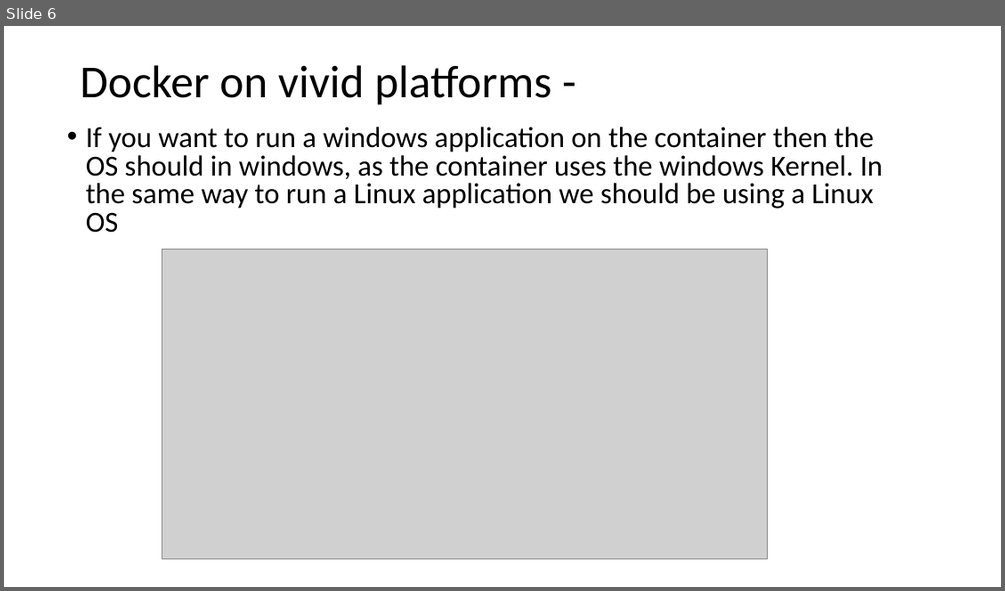
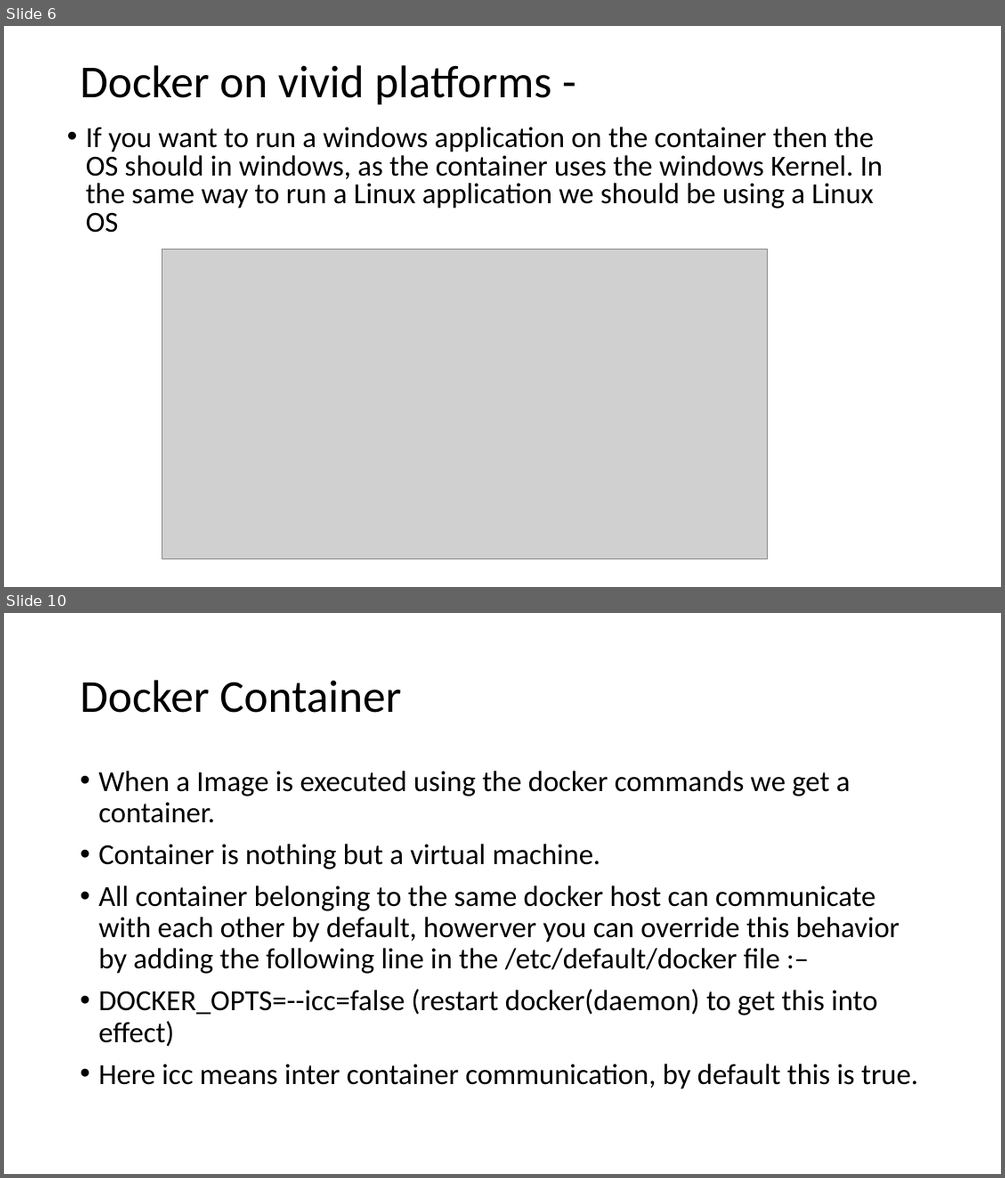
Before and after one commit to Ritesh007/Documents, a slide deck: Docker/docker.pptx. Shown one above the other, each under a label of ours: slide 6 before the commit, slides 6 and 10 after it; the slides between them are not shown. The pictures are 1005x591 and 1005x1178 pixels, drawn with LibreOffice and Linux fonts; fonts in the diff are those of the drawing; grey boxes stand for pictures. Boxes give left, top, right and bottom in pixels: in the first picture for what was removed or moved away, otherwise in the second. Text is boxed around its words. In the diff, an @@ line names an element or a change of style, - is before the commit and + after.

Commit message:
Docker ppt updated..

```diff
--- a/Docker/docker.pptx
+++ b/Docker/docker.pptx
@@ slide 10 added at box(4, 613, 1001, 1174), background #FFFFFF @@
@@ title added at box(80, 680, 401, 713), 44 pt, text #000000 @@
+Docker Container
@@ text added at box(98, 771, 918, 1089), 28 pt, text #000000 @@
+• When a Image is executed using the docker commands we get a container.
+• Container is nothing but a virtual machine.
+• All container belonging to the same docker host can communicate with each other by default, howerver you can override this behavior by adding the following line in the /etc/default/docker file :–
+• DOCKER_OPTS=--icc=false (restart docker(daemon) to get this into effect)
+• Here icc means inter container communication, by default this is true.
```
Also in this commit, not shown: 15 other slides added.
